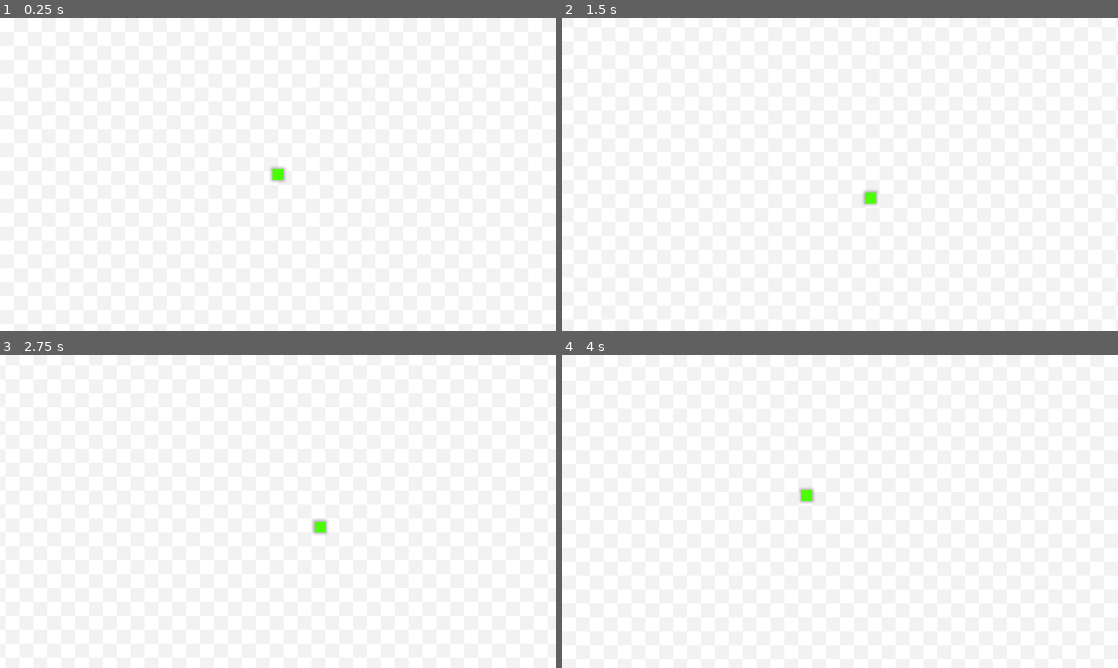
Above: before the commit, frames 1-4 (two rows, left to right).
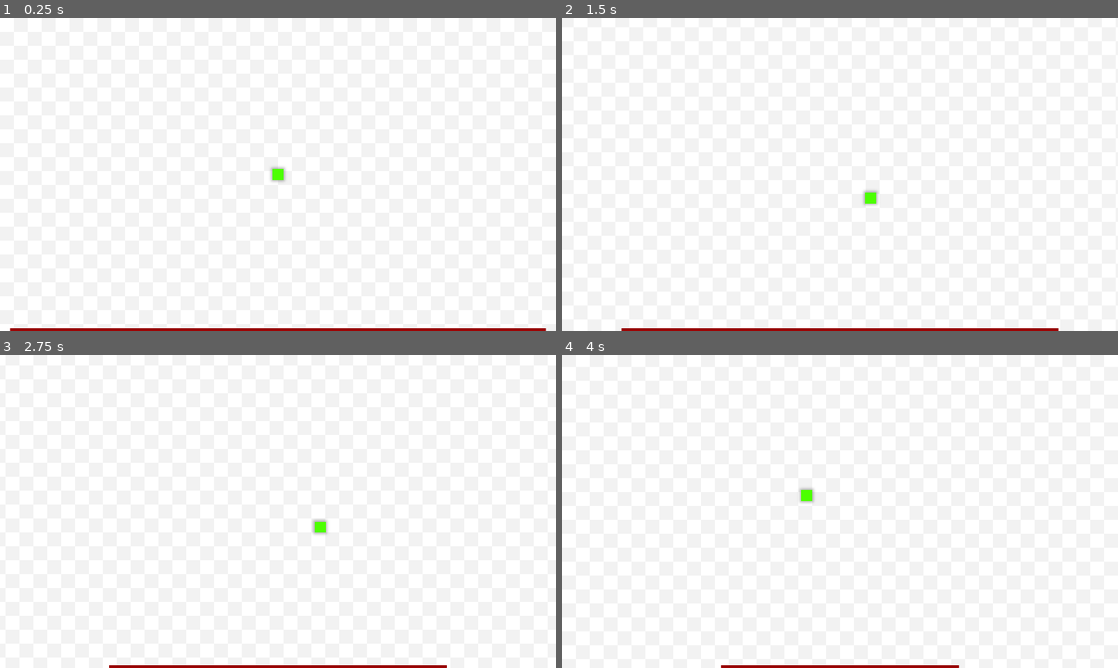
Above: after the commit, the same moments.

Repository: Silicontent/project_dash
Game: Godot game, scene res://scenes/game.tscn
Same seed, same stepped clock (60 frames per second), same inputs: the game is played once before the commit and once after it.
Inputs:
- Up to frame 1 (0.25 s): no input
- Up to frame 2 (1.5 s): tap Enter at 0.5 s; hold D (mv_right) 0.53-1.28 s; tap Space (mv_dash) at 0.6, 1.25, 1.35 s; hold S (mv_down) from 1.28 s (still down)
- Up to frame 3 (2.75 s): tap Enter at 2 s; release S (mv_down) at 2.03 s; hold D (mv_right) from 2.03 s (still down); tap Space (mv_dash) at 2.1 s
- Up to frame 4 (4 s): tap Space (mv_dash) at 2.75, 2.85, 3.6 s; release D (mv_right) at 2.78 s; hold W (mv_up) 2.78-3.53 s; hold A (mv_left) from 3.53 s (still down)

The runs differ from the first frame. In frame 1, 0.9% of the frame differs, in the area x 1-99%, y 99-100%; in frame 2, 0.7%; in frame 3, 0.5%; in frame 4, 0.4%.

Commit message:
Added dash charge bar

Diff:
--- a/scenes/game.tscn
+++ b/scenes/game.tscn
@@ -1,7 +1,10 @@
-[gd_scene load_steps=3 format=3 uid="uid://d1pdl4fija2as"]
+[gd_scene load_steps=6 format=3 uid="uid://d1pdl4fija2as"]
 
 [ext_resource type="PackedScene" uid="uid://bve1cfbvshfh" path="res://scenes/player.tscn" id="1_7b7ay"]
 [ext_resource type="Texture2D" uid="uid://d04s6rxf2g72d" path="res://assets/backgrounds/white_checkerboard.png" id="1_dffqn"]
+[ext_resource type="Script" path="res://scripts/player/dash_timer.gd" id="3_1voc5"]
+[ext_resource type="Texture2D" uid="uid://d3wxiovqjtwb0" path="res://assets/ui/cooldown_bar.png" id="3_vc5jr"]
+[ext_resource type="Script" path="res://scripts/hud/dash_meter.gd" id="4_ntdor"]
 
 [node name="Game" type="Node2D"]
 
@@ -33,6 +36,12 @@
 drag_bottom_margin = 0.1
 editor_draw_limits = true
 
+[node name="Timers" type="Node" parent="."]
+
+[node name="DashTimer" type="Timer" parent="Timers"]
+one_shot = true
+script = ExtResource("3_1voc5")
+
 [node name="UI" type="CanvasLayer" parent="."]
 
 [node name="HUD" type="Control" parent="UI"]
@@ -42,3 +51,32 @@
 anchor_bottom = 1.0
 grow_horizontal = 2
 grow_vertical = 2
+
+[node name="DashMeter" type="Control" parent="UI/HUD" node_paths=PackedStringArray("dash_timer")]
+layout_mode = 1
+anchors_preset = 12
+anchor_top = 1.0
+anchor_right = 1.0
+anchor_bottom = 1.0
+offset_top = -184.0
+grow_horizontal = 2
+grow_vertical = 0
+script = ExtResource("4_ntdor")
+dash_timer = NodePath("../../../Timers/DashTimer")
+
+[node name="DashBar" type="TextureProgressBar" parent="UI/HUD/DashMeter"]
+layout_mode = 1
+anchors_preset = 12
+anchor_top = 1.0
+anchor_right = 1.0
+anchor_bottom = 1.0
+offset_top = -10.0
+grow_horizontal = 2
+grow_vertical = 0
+step = 0.01
+value = 100.0
+fill_mode = 6
+texture_progress = ExtResource("3_vc5jr")
+
+[connection signal="reset_dash_charge" from="Player" to="Timers/DashTimer" method="reset"]
+[connection signal="timeout" from="Timers/DashTimer" to="Player" method="_on_dash_timer_timeout"]
--- a/scenes/player.tscn
+++ b/scenes/player.tscn
@@ -47,5 +47,3 @@
 [node name="DashTimer" type="Timer" parent="."]
 one_shot = true
 script = ExtResource("6_vhhde")
-
-[connection signal="timeout" from="DashTimer" to="DashTimer" method="_on_timeout"]
--- /dev/null
+++ b/scripts/hud/dash_meter.gd
@@ -0,0 +1,11 @@
+extends Control
+
+# reference to the dash timer
+@export var dash_timer: Timer
+
+# visually shows the time left on the dash charge
+@onready var dash_bar := $DashBar
+
+
+func _process(_delta: float) -> void:
+	dash_bar.value = snappedf((dash_timer.time_left / dash_timer.wait_time) * 100, 0.01)
--- a/scripts/player/dash_timer.gd
+++ b/scripts/player/dash_timer.gd
@@ -20,7 +20,3 @@
 	wait_time = clamp(wait_time, INITIAL_TIME, MAX_TIME)
 
 	start()
-
-
-func _on_timeout() -> void:
-	get_parent().dash_ready = true
--- a/scripts/player/player.gd
+++ b/scripts/player/player.gd
@@ -1,5 +1,8 @@
 class_name Player
 extends CharacterBody2D
+
+# sent to the dash timer to tell it to restart
+signal reset_dash_charge
 
 #region speed & movement variables
 # regular movement speed
@@ -15,9 +18,6 @@
 var current_speed: float
 #endregion
 
-# counts down to when the player can dash
-@onready var dash_timer := $DashTimer
-
 # flags if the dash is charged
 var dash_ready := false
 
@@ -27,15 +27,16 @@
 	current_speed = BASE_SPEED
 
 
-func _physics_process(delta: float) -> void:
+func _physics_process(_delta: float) -> void:
 	move()
 
 	# determine dash
 	if Input.is_action_just_pressed("mv_dash") and dash_ready:
 		dash_ready = false
-		dash_timer.reset()
+		emit_signal("reset_dash_charge")
 
 
+# MOVING ======================================================================
 func move() -> void:
 	# determine move direction
 	var direction := Input.get_vector("mv_left", "mv_right", "mv_up", "mv_down")
@@ -50,3 +51,8 @@
 
 	# move the player
 	move_and_slide()
+
+
+# DASHING =====================================================================
+func _on_dash_timer_timeout() -> void:
+	dash_ready = true
Binary file added: assets/ui/cooldown_bar.png
Not shown, added: assets/ui/cooldown_bar.png.import
Binary file added: assets/ui/fonts/consola.ttf
Not shown, added: assets/ui/fonts/consola.ttf.import
